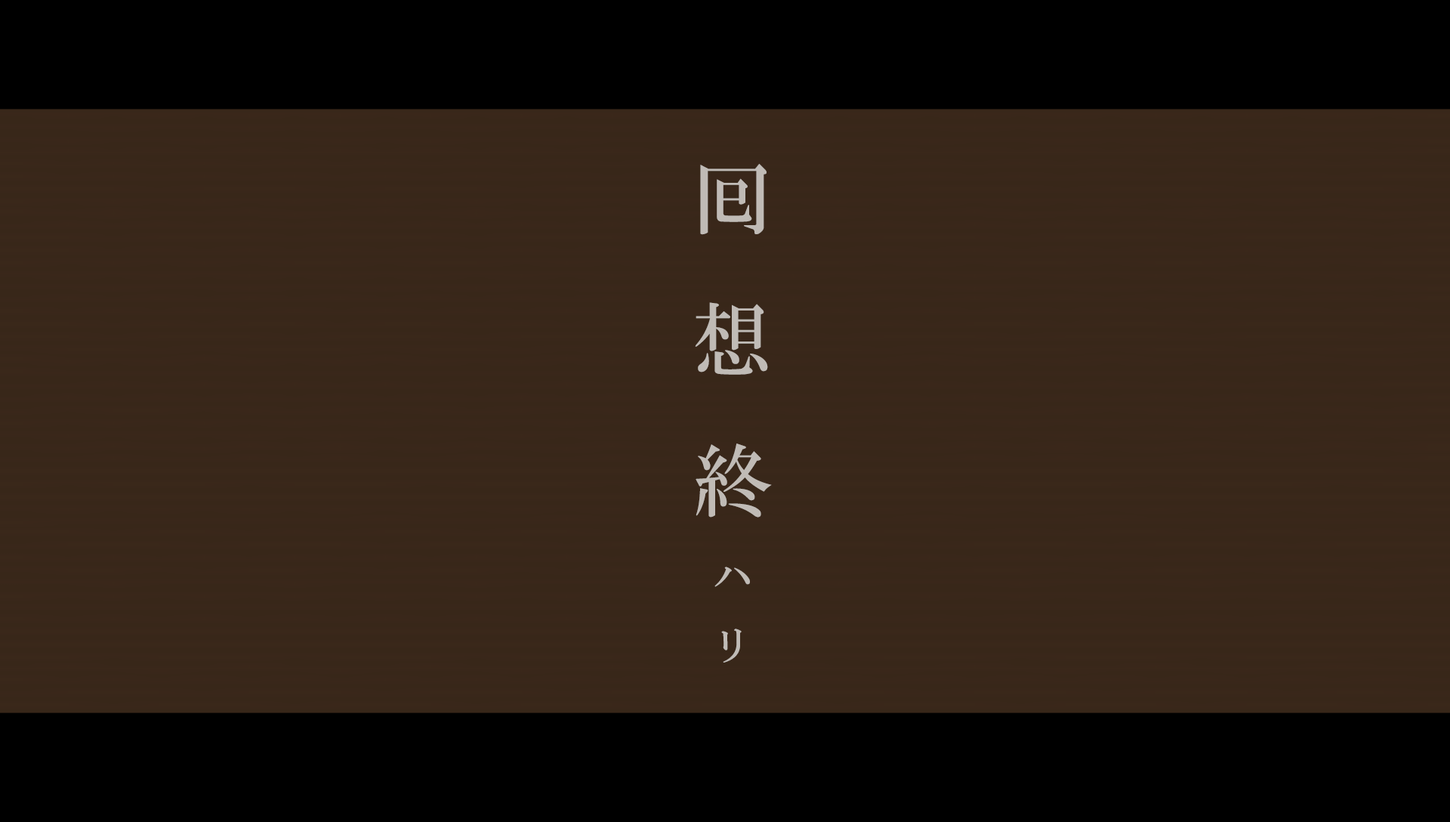
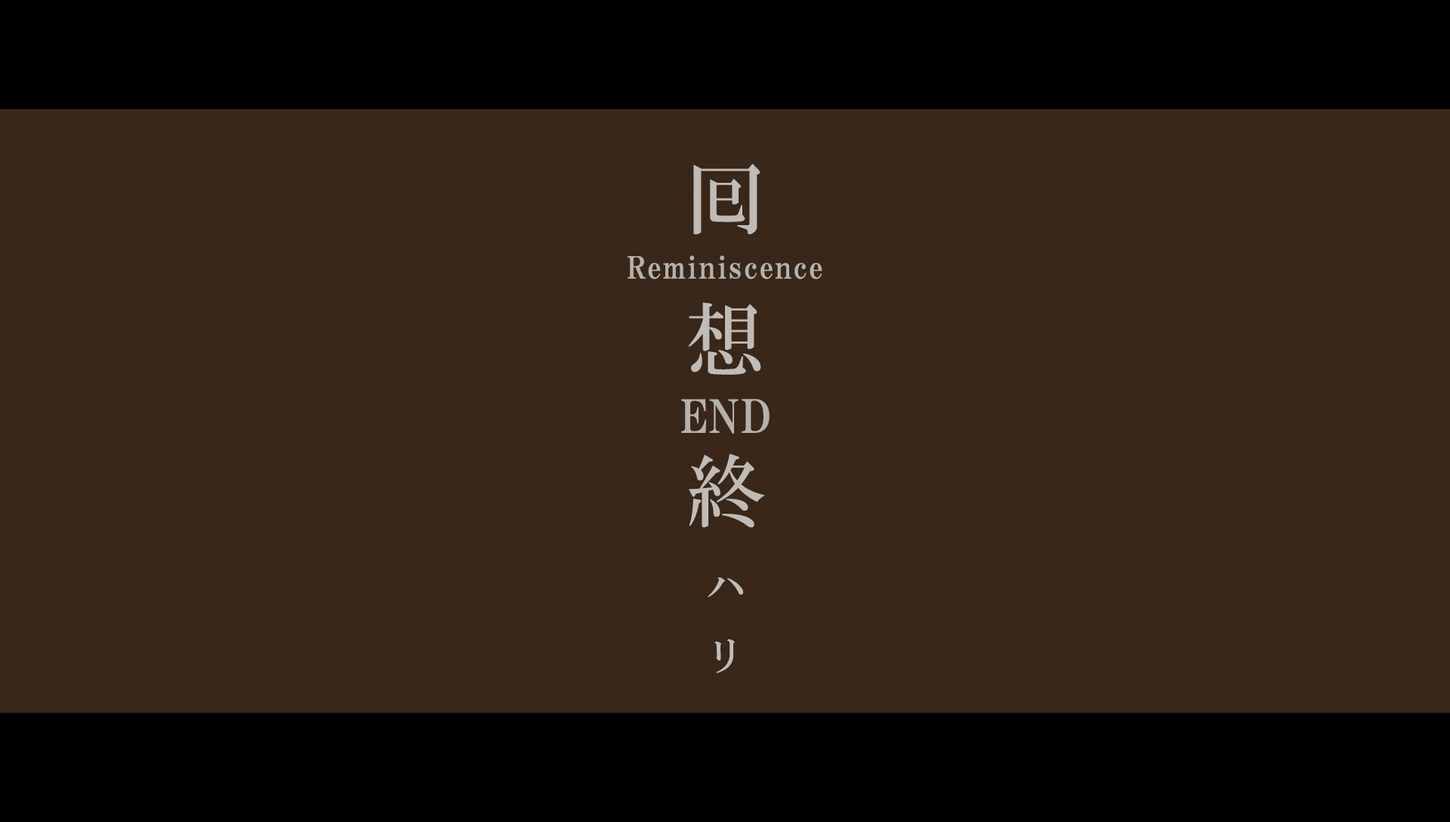
The second 1450 × 822 image is a revision of the first. Changes to its layers:
added layer "END" above "Reminiscence" over [681, 398, 770, 434]
added layer "Reminiscence" above "囘想終ハリ" over [627, 255, 823, 280]
painted on "囘想終ハリ" over [687, 163, 772, 673]
